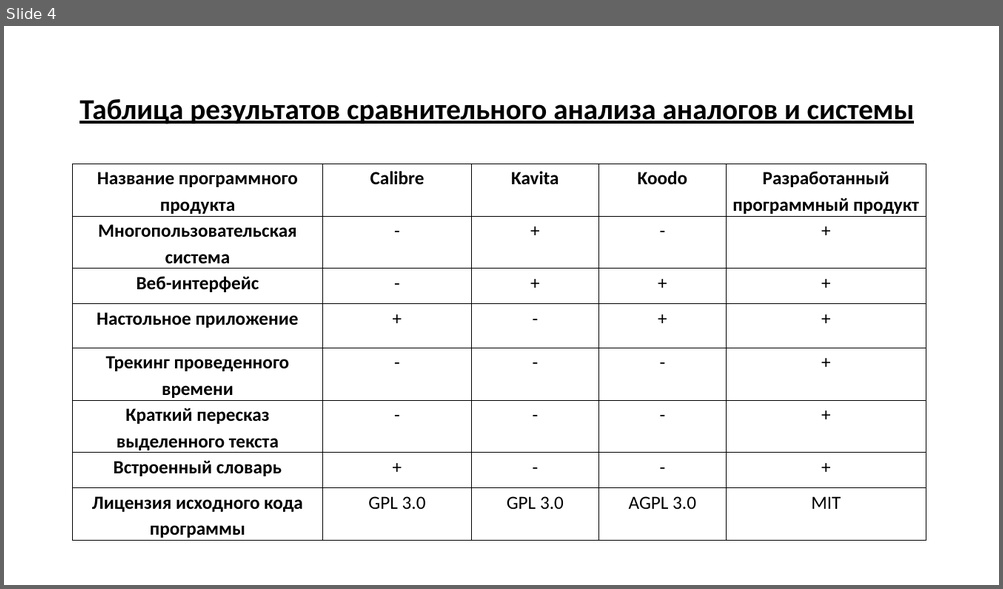
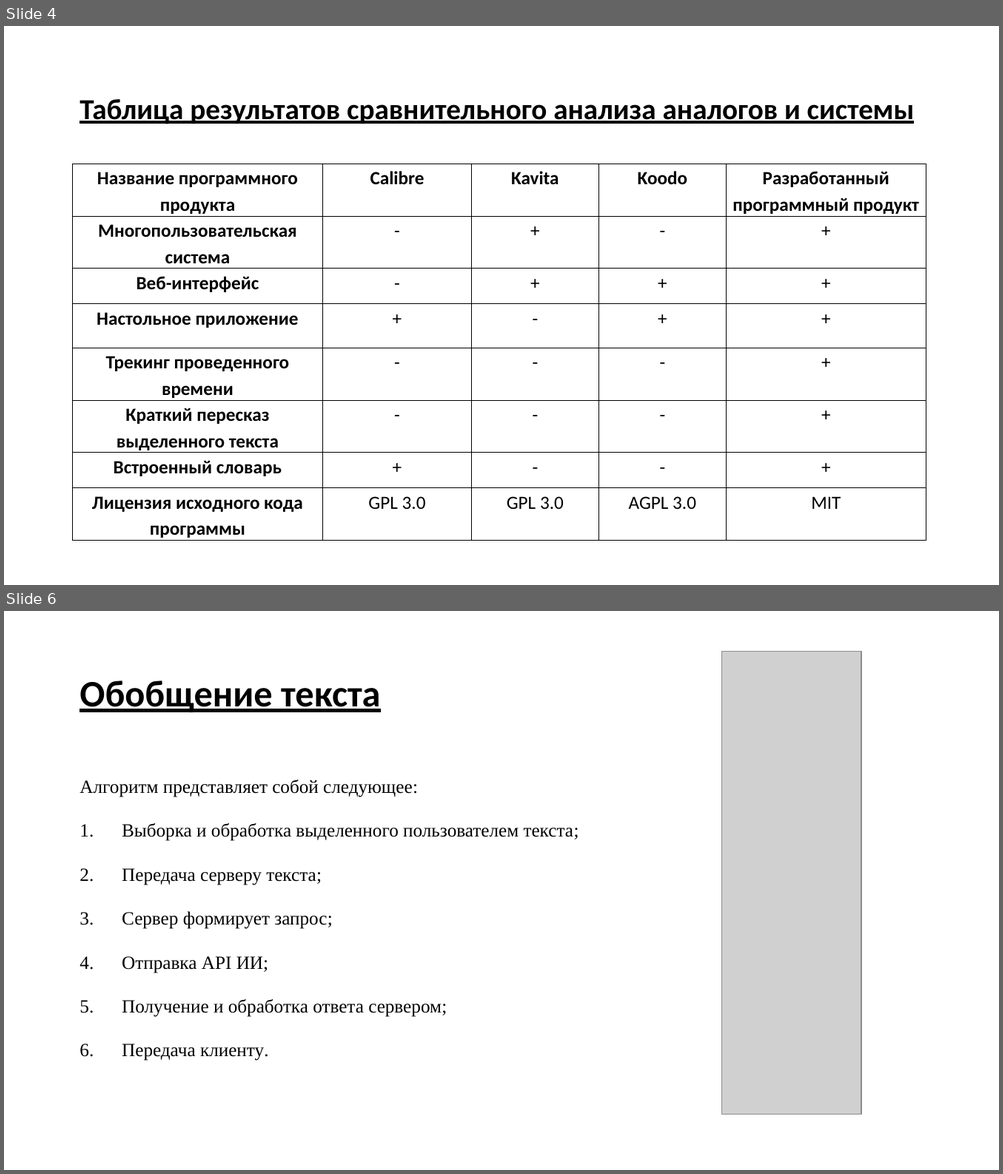
Before and after one commit to an-nguen/UlstuGradWork, a slide deck: docs/Презентация.pptx. Shown one above the other, each under a label of ours: slide 4 before the commit, slides 4 and 6 after it; the slides between them are not shown. The pictures are 1003x589 and 1003x1174 pixels, drawn with LibreOffice and Linux fonts; fonts in the diff are those of the drawing; grey boxes stand for pictures. Boxes give left, top, right and bottom in pixels: in the first picture for what was removed or moved away, otherwise in the second. Text is boxed around its words. In the diff, an @@ line names an element or a change of style, - is before the commit and + after.

```diff
--- a/docs/Презентация.pptx
+++ b/docs/Презентация.pptx
@@ slide 6 added at bbox=[4, 611, 999, 1170], background #FFFFFF @@
@@ picture added at bbox=[722, 651, 861, 1115] @@
@@ title added at bbox=[79, 681, 380, 712], 36 pt, text #000000, bold, underline @@
+Обобщение текста
@@ text added at bbox=[79, 780, 579, 1061], 18 pt, text #000000 @@
+Алгоритм представляет собой следующее:
+1. Выборка и обработка выделенного пользователем текста;
+2. Передача серверу текста;
+3. Сервер формирует запрос;
+4. Отправка API ИИ;
+5. Получение и обработка ответа сервером;
+6. Передача клиенту.
```
Also in this commit, not shown: 1 slide changed, 1 other slide added, 4 other files.
